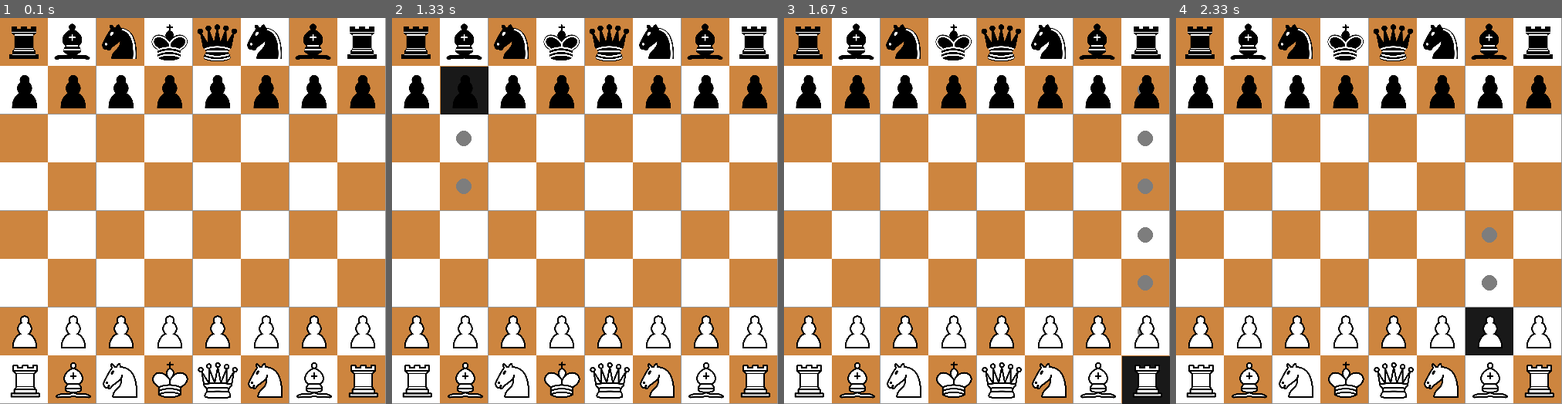
Above: before the commit, frames 1-4 (left to right).
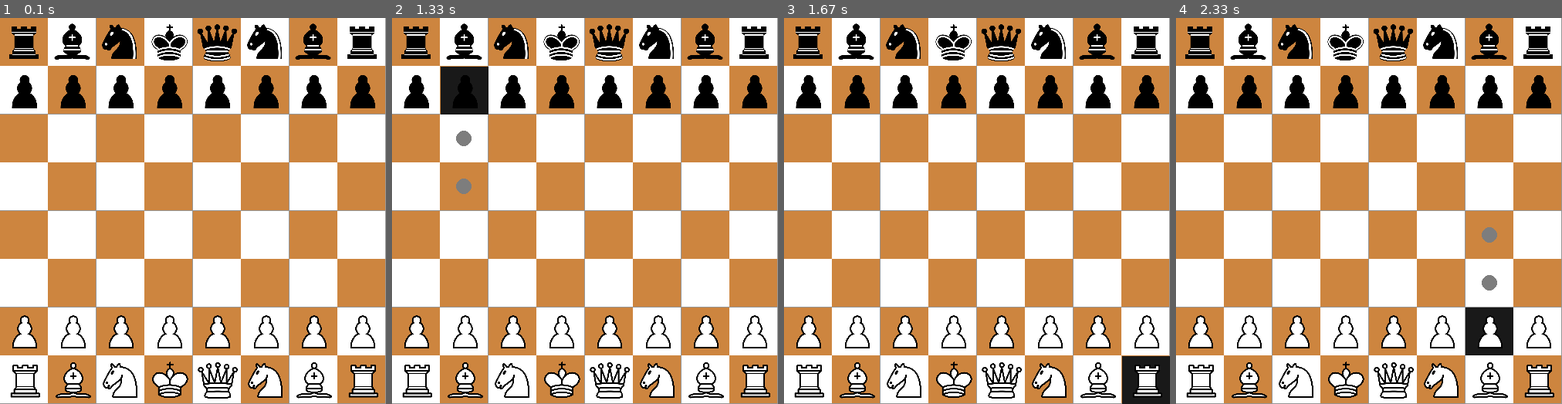
Above: after the commit, the same moments.

Repository: arjanvanschendel/PygameTest
Game: pygame game, started from src/main.py
The game is run twice, just before and just after one commit, with the same random seed, the same clock (stepped at 60 frames per second) and the same inputs.
Inputs (mouse positions are in pixels of both pictures, inside the frame that each line leads up to):
- Up to frame 1 (0.1 s): no input
- Up to frame 2 (1.33 s): click (585, 211) at 0.38 s; click (642, 75) at 0.72 s; click (484, 68) at 1.05 s
- Up to frame 3 (1.67 s): press the mouse at (876, 68) at 1.37 s; move the mouse to (1000, 211) at 1.47 s; release the mouse at (1123, 357) at 1.6 s
- Up to frame 4 (2.33 s): click (1314, 129) at 1.72 s; click (1504, 311) at 2.08 s

Frames 1-2 are identical in both runs. In frame 3, 0.5% of the frame differs, in the area x 91-96%, y 17-83%; in frame 4, nothing differs.

Commit message:
Restructure, add first unittests

Diff:
--- a/board.py
+++ b/src/board.py
@@ -4,6 +4,7 @@
 import pygame
 
 from piece import Piece, PieceColor, PieceType
+from translator import coordsToName
 
 logging.basicConfig(level=logging.DEBUG)
 
@@ -132,7 +133,7 @@
             pygame.draw.circle(screen, (125,125,125), pos, 10, 0)
 
     def findPossibleMoves(self, piece, fromPos):
-        pieceMoves = Board.findPieceMoves(piece, fromPos)
+        pieceMoves = self.findPieceMoves(piece, fromPos)
         possiblePieceMoves = pieceMoves
         for move in pieceMoves:
             # Can't move outside the board
@@ -145,7 +146,7 @@
                     possiblePieceMoves.remove(move)
         return possiblePieceMoves
 
-    def findPieceMoves(piece: Piece, fromPos: tuple[int, int]):
+    def findPieceMoves(self, piece: Piece, fromPos: tuple[int, int]):
         possibleMoves = []
         moveDirectionMultiplier = 1 if piece.color == PieceColor.black else -1
         match piece.type:
@@ -153,11 +154,7 @@
                 possibleMoves.append([fromPos[0], fromPos[1] + moveDirectionMultiplier])
                 if not piece.hasMoved: possibleMoves.append([fromPos[0], fromPos[1] + 2 * moveDirectionMultiplier])
             case PieceType.rook:
-                for i in range(0,8):
-                    if i is not fromPos[1]:
-                        possibleMoves.append([fromPos[0], i])
-                    if i is not fromPos[0]:
-                        possibleMoves.append([i, fromPos[1]])
+                possibleMoves.extend(self.getRookMoves(fromPos, piece.color))
             case PieceType.knight:
                 distances = [-2, -1, 1, 2]
                 for i in distances:
@@ -188,6 +185,56 @@
 
         return possibleMoves
 
+    def getRookMoves(self, fromPos, color):
+        x, y = fromPos
+        legalMoves = []
+
+        # Get moves to the left
+        counter = x + 1
+        blocked = False
+        while counter < 8 and not blocked:
+            if(self.board[x][counter] is None):
+                legalMoves.append([x, counter])
+            elif(self.board[x][counter].color is not color):
+                legalMoves.append([x, counter])
+            blocked = True
+            counter += 1
+
+        # Get moves above
+        counter = y + 1
+        blocked = False
+        while counter < 8 and not blocked:
+            if(self.board[counter][y] is None):
+                legalMoves.append([counter, y])
+            elif(self.board[counter][y].color is not color):
+                legalMoves.append([counter, y])
+            blocked = True
+            counter += 1
+
+        # Get moves to the right
+        counter = x - 1
+        blocked = False
+        while counter > 0 and not blocked:
+            if(self.board[x][counter] is None):
+                legalMoves.append([x, counter])
+            elif(self.board[x][counter].color is not color):
+                legalMoves.append([x, counter])
+            blocked = True
+            counter -= 1
+
+        # Get moves below
+        counter = y - 1
+        blocked = False
+        while counter < 8 and not blocked:
+            if(self.board[counter][y] is None):
+                legalMoves.append([counter, y])
+            elif(self.board[counter][y].color is not color):
+                legalMoves.append([counter, y])
+            blocked = True
+            counter -= 1
+
+        return legalMoves
+
     def getFieldSize(self):
         return self.gridsize / 8
 
--- /dev/null
+++ b/src/translator.py
@@ -0,0 +1,12 @@
+import string
+
+def coordsToName(coords: string):
+    x, y = coords.replace('(','').replace(')', '').split(',')
+    x = chr(int(x)+97)
+    y = str(8-int(y))
+    return str(x) + str(y)
+
+def nameToCoords(name: string):
+    x = str(ord(name[0])-97)
+    y = str(8-int(name[1]))
+    return x + "," + y
--- /dev/null
+++ b/tests/test_translator.py
@@ -0,0 +1,24 @@
+import sys
+sys.path.append("..")
+
+import unittest
+from src.translator import coordsToName, nameToCoords
+
+class TestStringMethods(unittest.TestCase):
+
+    def test_nameToCoords(self):
+        self.assertEqual(nameToCoords('a1'), '0,7')
+        self.assertEqual(nameToCoords('h8'), '7,0')
+        self.assertEqual(nameToCoords('e4'), '4,4')
+        self.assertEqual(nameToCoords('d4'), '3,4')
+        self.assertEqual(nameToCoords('g7'), '6,1')
+
+    def test_coordsToName(self):
+        self.assertEqual(coordsToName('(0,7)'), 'a1')
+        self.assertEqual(coordsToName('(7,0)'), 'h8')
+        self.assertEqual(coordsToName('(4,4)'), 'e4')
+        self.assertEqual(coordsToName('(3,4)'), 'd4')
+        self.assertEqual(coordsToName('(6,1)'), 'g7')
+
+if __name__ == '__main__':
+    unittest.main()
Not shown, added: readme.md
Empty file added: src/__init__.py
Renamed: main.py -> src/main.py
Renamed: piece.py -> src/piece.py
Empty file added: tests/__init__.py
